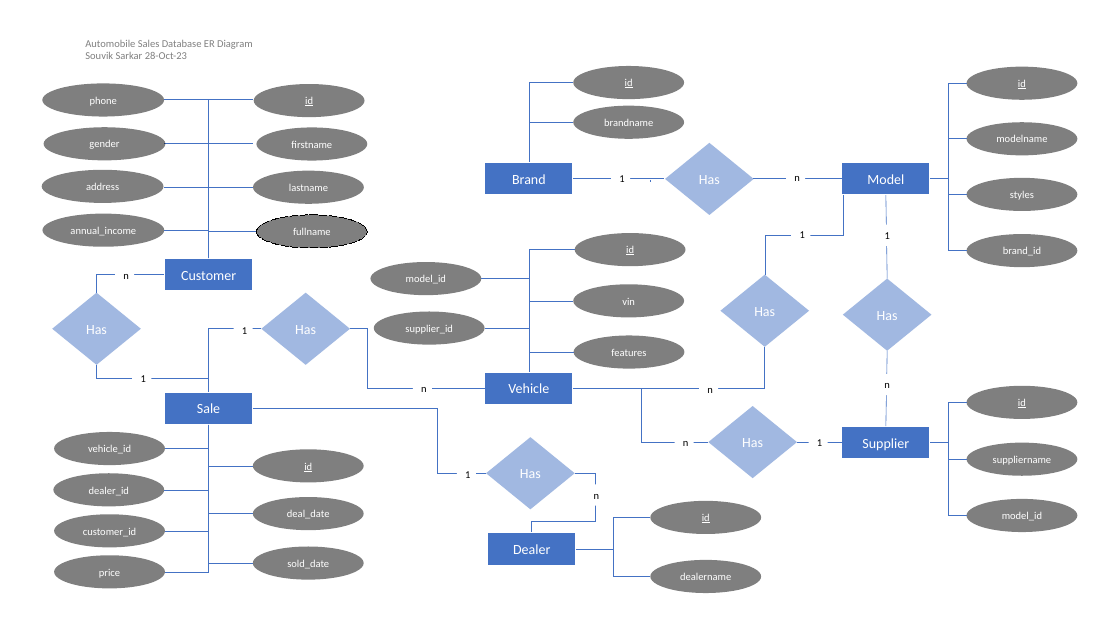
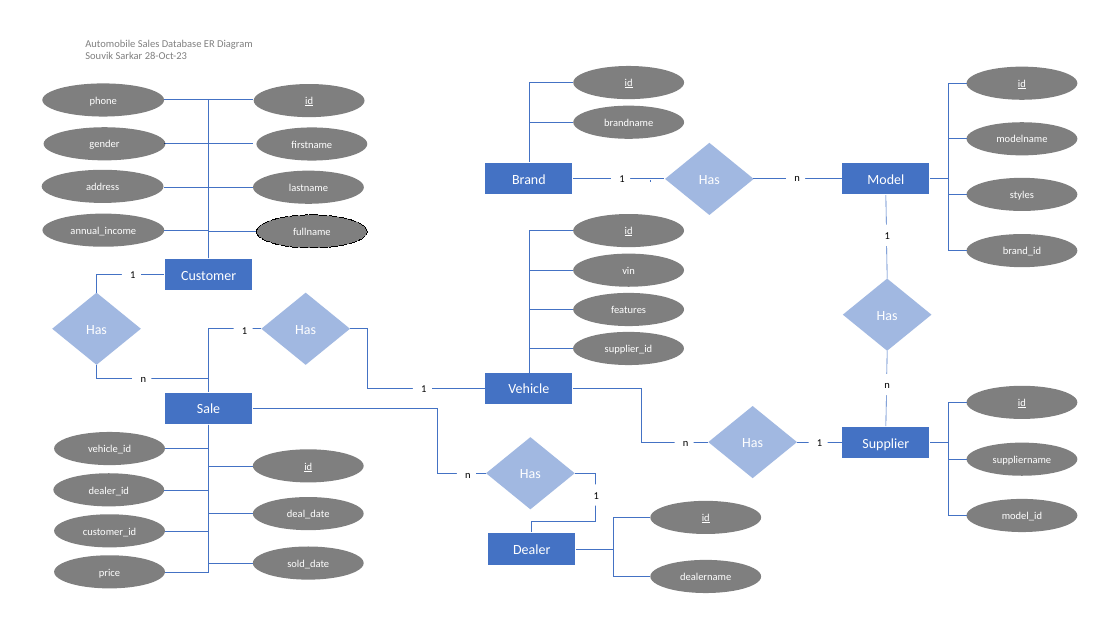
Before and after one commit to souviks22/automobile-sales, a slide deck: slide 1 of er/ER Diagram.pptx. Drawn at 1120x630 pixels with LibreOffice and Linux fonts; fonts in the diff are those of the drawing. Boxes give left, top, right and bottom in pixels: in the first picture for what was removed or moved away, otherwise in the second. Text is boxed around its words. In the diff, an @@ line names an element or a change of style, - is before the commit and + after.

```diff
--- a/er/ER Diagram.pptx
+++ b/er/ER Diagram.pptx
@@ elbow line removed from (765, 275) to (843, 195) @@
@@ elbow line moved from (529, 372) - (575, 250) to (529, 372) - (573, 231) @@
@@ ellipse "id": place and size @@
-ellipse "id" at <box>575,233,686,266</box>
+ellipse "id" at <box>573,214,684,247</box>
@@ text "1": place and size @@
-text "1" at <box>800,231,805,238</box>
+text "1" at <box>130,271,135,278</box>
@@ ellipse removed at <box>371,262,481,295</box> @@
-model_id
@@ ellipse "vin": place and size @@
-ellipse "vin" at <box>573,284,684,317</box>
+ellipse "vin" at <box>573,254,684,287</box>
@@ text removed at <box>123,274,129,279</box> @@
-n
@@ elbow line removed from (529, 372) to (481, 279) @@
@@ elbow line moved from (529, 372) - (573, 301) to (529, 372) - (573, 271) @@
@@ ellipse "features": place and size @@
-ellipse "features" at <box>574,335,685,368</box>
+ellipse "features" at <box>573,293,684,326</box>
@@ diamond removed at <box>721,275,809,347</box> @@
-Has
@@ elbow line moved from (529, 372) - (574, 352) to (529, 372) - (573, 309) @@
@@ elbow line moved from (529, 372) - (485, 329) to (529, 372) - (573, 349) @@
@@ ellipse "supplier_id": place and size @@
-ellipse "supplier_id" at <box>374,312,485,344</box>
+ellipse "supplier_id" at <box>573,332,684,365</box>
@@ elbow line removed from (573, 388) to (765, 347) @@
@@ text at <box>141,377,147,382</box>: text changed @@
-1
+n
@@ text at <box>421,385,426,392</box>: text changed @@
-n
+1
@@ text removed at <box>707,388,713,393</box> @@
-n
@@ text "n": place and size @@
-text "n" at <box>594,494,600,499</box>
+text "n" at <box>465,473,471,478</box>
@@ text "1": place and size @@
-text "1" at <box>465,471,470,478</box>
+text "1" at <box>594,492,599,499</box>
```
Also in this commit, not shown: 1 other file.
